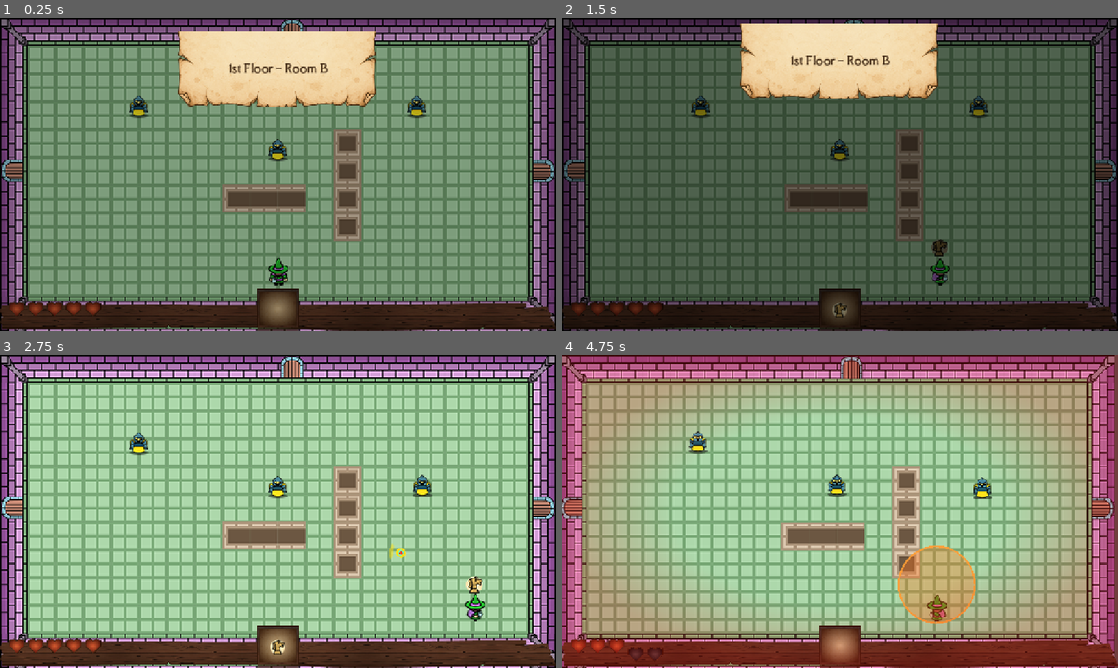
Above: before the commit, frames 1-4 (two rows, left to right).
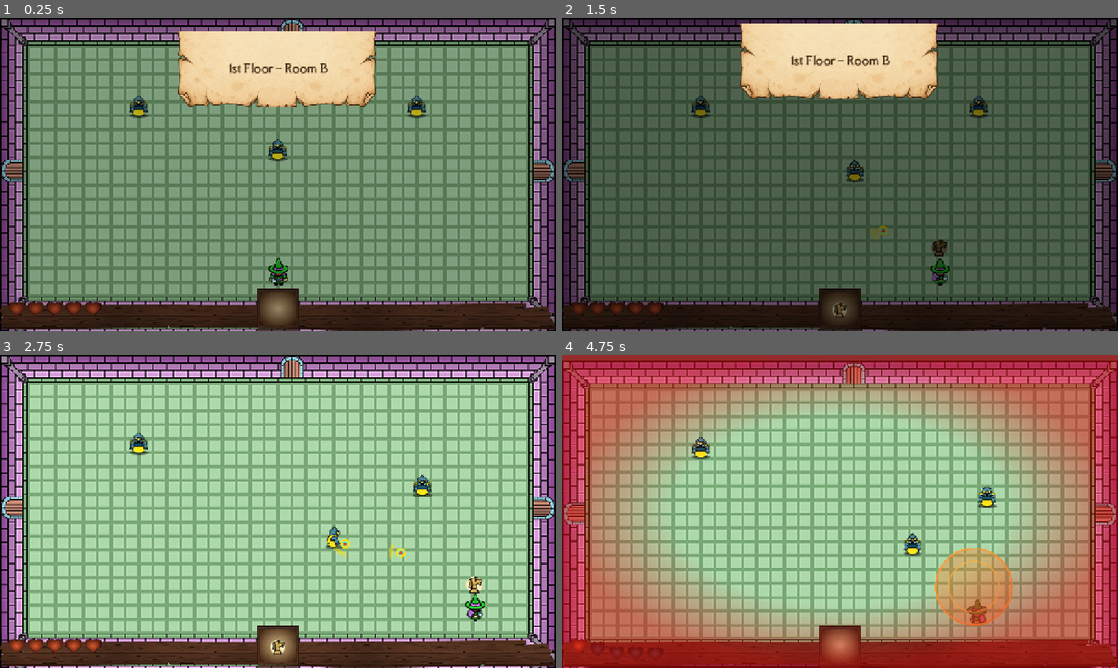
Above: after the commit, the same moments.

Repository: caiooliveira-tech/The-Bag-of-Holding
Game: Godot game, scene res://rooms/room_02.tscn
Same seed, same stepped clock (60 frames per second), same inputs: the game is played once before the commit and once after it. This scene is started directly instead of the project's main scene.
Inputs (mouse positions are in pixels of both pictures, inside the frame that each line leads up to):
- Up to frame 1 (0.25 s): no input
- Up to frame 2 (1.5 s): tap Enter at 0.5 s; move the mouse to (962, 158) at 0.52 s; hold D (move_right) 0.53-1.25 s; hold Space (attack) 0.53-1.25 s; click (962, 158) at 0.67 s; drag from (728, 190) to (851, 36) at 1.27 s
- Up to frame 3 (2.75 s): move the mouse to (333, 442) at 2.02 s; hold D (move_right) from 2.03 s (still down); tap E (special) at 2.1 s
- Up to frame 4 (4.75 s): release D (move_right) at 2.75 s; drag from (812, 574) to (578, 508) at 2.77 s; move the mouse to (1006, 558) at 3.52 s; hold A (move_left) 3.53-4.25 s; tap 2 at 3.6 s; drag from (673, 464) to (1101, 508) at 4.27 s

The runs differ from the first frame. In frame 1, 3.1% of the frame differs, in the area x 40-65%, y 35-72%; in frame 2, 2.2%; in frame 3, 3.4%; in frame 4, 81%, in the area x 0-100%, y 0-100%.

Commit message:
fix mapa

Diff:
--- a/rooms/room_02.tscn
+++ b/rooms/room_02.tscn
@@ -1,4 +1,4 @@
-[gd_scene format=4 uid="uid://c0dbphvjihlel"]
+[gd_scene format=3 uid="uid://c0dbphvjihlel"]
 
 [ext_resource type="Script" uid="uid://bj0vxeb2sppsx" path="res://rooms/room.gd" id="1"]
 [ext_resource type="PackedScene" uid="uid://buetenuvqyf1f" path="res://entities/player/player.tscn" id="2"]
@@ -47,7 +47,6 @@
 
 [node name="WallTiles" type="TileMapLayer" parent="." unique_id=176438792]
 texture_filter = 1
-tile_map_data = PackedByteArray("AAAMAAQAAAAAAAUAAAAMAAUAAAAAAAUAAAAMAAYAAAAAAAUAAAAMAAcAAAAAAAUAAAAIAAYAAAABAAUAAAAJAAYAAAACAAUAAAAKAAYAAAACAAUAAAA=")
 tile_set = ExtResource("6")
 
 [node name="Walls" type="StaticBody2D" parent="." unique_id=242993571]
